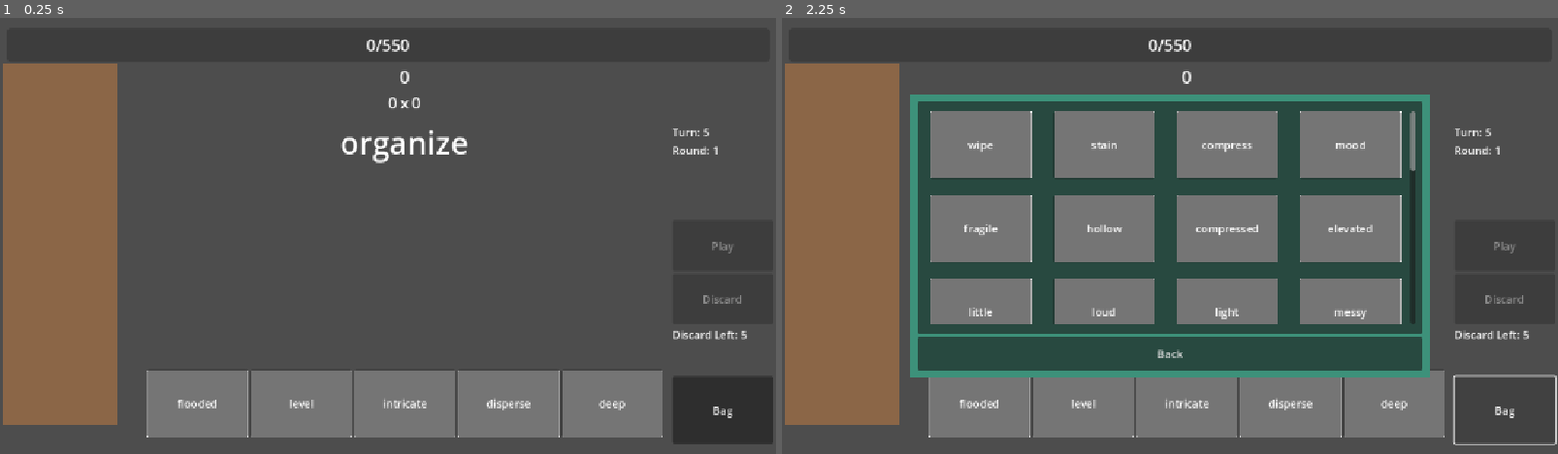
Above: before the commit, frames 1-2 (left to right).
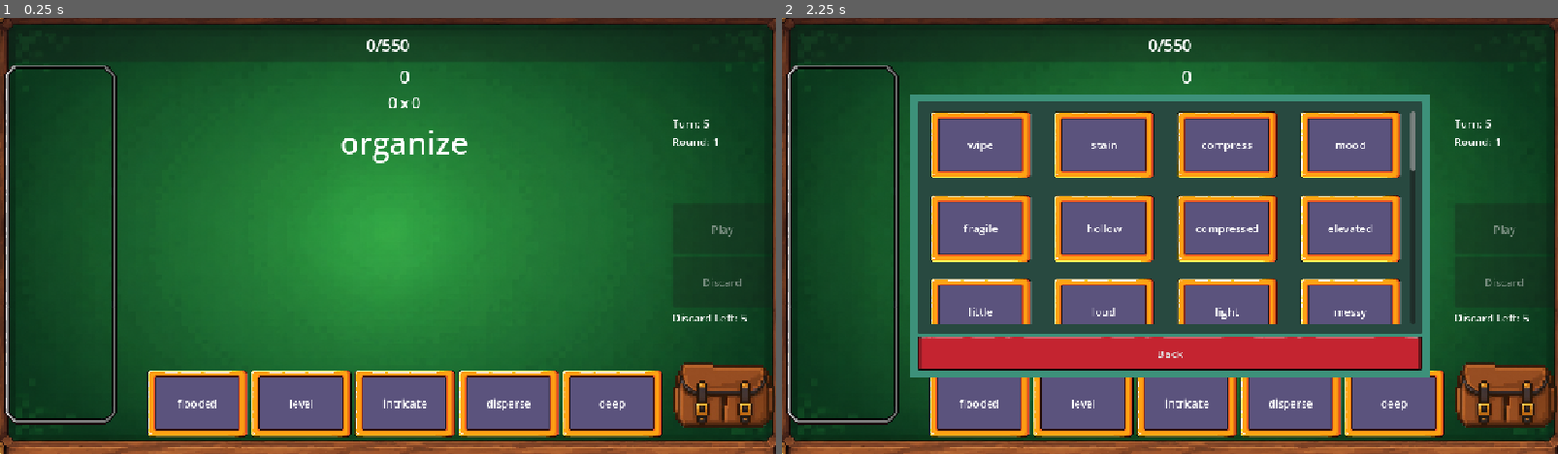
Above: after the commit, the same moments.

Repository: BMinh166/english-game-learning
Game: Godot game, scene res://scenes/Main.tscn
Same seed, same stepped clock (60 frames per second), same inputs: the game is played once before the commit and once after it. This scene is started directly instead of the project's main scene.
Inputs (mouse positions are in pixels of both pictures, inside the frame that each line leads up to; where the layout moved, square brackets give the same spot in the first picture):
- Up to frame 1 (0.25 s): no input
- Up to frame 2 (2.25 s): click (1503, 392) [1503, 410] at 0.5 s; click "Back" at 1.25 s; click (1503, 392) [1503, 410] at 2 s

The runs differ from the first frame. In frame 1, 100% of the frame differs, in the area x 0-100%, y 0-100%; in frame 2, 83%.

Commit message:
Update UI

Diff:
--- /dev/null
+++ b/assets/theme/game_theme.tres
@@ -0,0 +1,18 @@
+[gd_resource type="Theme" load_steps=6 format=3 uid="uid://bw2ny6yxympwp"]
+
+[ext_resource type="Texture2D" uid="uid://ny30aruujxsy" path="res://assets/menu_ui/button/Master Button.png" id="1_k528p"]
+[ext_resource type="Texture2D" uid="uid://dmskddpe8fwwe" path="res://assets/menu_ui/button/Master Button Clicked.png" id="2_cu4xe"]
+
+[sub_resource type="StyleBoxTexture" id="StyleBoxTexture_k528p"]
+texture = ExtResource("1_k528p")
+
+[sub_resource type="StyleBoxTexture" id="StyleBoxTexture_605w4"]
+texture = ExtResource("1_k528p")
+
+[sub_resource type="StyleBoxTexture" id="StyleBoxTexture_4lwr2"]
+texture = ExtResource("2_cu4xe")
+
+[resource]
+Button/styles/hover = SubResource("StyleBoxTexture_k528p")
+Button/styles/normal = SubResource("StyleBoxTexture_605w4")
+Button/styles/pressed = SubResource("StyleBoxTexture_4lwr2")
--- a/project.godot
+++ b/project.godot
@@ -27,3 +27,11 @@
 
 window/size/mode=3
 window/stretch/mode="canvas_items"
+
+[gui]
+
+theme/custom="uid://bw2ny6yxympwp"
+
+[rendering]
+
+textures/canvas_textures/default_texture_filter=0
--- a/scenes/Bag/Bag.gd
+++ b/scenes/Bag/Bag.gd
@@ -11,10 +11,10 @@
 	update_language_ui()
 
 func update_language_ui():
-
-	button.text = Localization.tr_ui(
-		"bag"
-	)
+	pass
+	#button.text = Localization.tr_ui(
+		#"bag"
+	#)
 
 func _on_game_update(_state):
 	if popup != null and is_instance_valid(popup):
--- a/scenes/Bag/bag.tscn
+++ b/scenes/Bag/bag.tscn
@@ -1,16 +1,27 @@
-[gd_scene load_steps=3 format=3 uid="uid://bsr3ijj7bu30h"]
+[gd_scene load_steps=4 format=3 uid="uid://bsr3ijj7bu30h"]
 
 [ext_resource type="Script" uid="uid://t16g2oku8mv4" path="res://scenes/Bag/Bag.gd" id="1_de6jr"]
 [ext_resource type="PackedScene" uid="uid://3iqxf7auxrl8" path="res://scenes/Bag/BagPopup.tscn" id="2_0mhic"]
+[ext_resource type="Texture2D" uid="uid://bq0vvyqxiqdkt" path="res://assets/gameplay/Bag.png" id="3_cqavg"]
 
 [node name="Bag" type="Control"]
-custom_minimum_size = Vector2(100, 100)
+custom_minimum_size = Vector2(150, 150)
 layout_mode = 3
 anchors_preset = 0
 offset_right = 40.0
 offset_bottom = 40.0
 script = ExtResource("1_de6jr")
 bag_popup_scene = ExtResource("2_0mhic")
+
+[node name="TextureRect" type="TextureRect" parent="."]
+layout_mode = 1
+anchors_preset = 15
+anchor_right = 1.0
+anchor_bottom = 1.0
+grow_horizontal = 2
+grow_vertical = 2
+texture = ExtResource("3_cqavg")
+expand_mode = 3
 
 [node name="Button" type="Button" parent="."]
 layout_mode = 1
@@ -19,6 +30,7 @@
 anchor_bottom = 1.0
 grow_horizontal = 2
 grow_vertical = 2
-text = "Bag"
+focus_mode = 0
+flat = true
 
 [connection signal="pressed" from="Button" to="." method="_on_button_pressed"]
--- a/scenes/Card/Card.tscn
+++ b/scenes/Card/Card.tscn
@@ -1,6 +1,10 @@
-[gd_scene load_steps=2 format=3 uid="uid://b2sv6hi7qb0tj"]
+[gd_scene load_steps=4 format=3 uid="uid://b2sv6hi7qb0tj"]
 
 [ext_resource type="Script" uid="uid://lroyb64c4k0i" path="res://scenes/Card/Card.gd" id="1_ywscy"]
+[ext_resource type="Texture2D" uid="uid://dqvtgla2kbncy" path="res://assets/words/Word Card.png" id="2_4e1nc"]
+
+[sub_resource type="StyleBoxTexture" id="StyleBoxTexture_ywscy"]
+texture = ExtResource("2_4e1nc")
 
 [node name="Card" type="Control"]
 custom_minimum_size = Vector2(150, 100)
@@ -29,6 +33,7 @@
 grow_horizontal = 2
 grow_vertical = 2
 mouse_filter = 2
+color = Color(1, 1, 1, 0)
 
 [node name="Panel" type="Panel" parent="."]
 layout_mode = 1
@@ -38,6 +43,7 @@
 grow_horizontal = 2
 grow_vertical = 2
 mouse_filter = 2
+theme_override_styles/panel = SubResource("StyleBoxTexture_ywscy")
 
 [node name="MarginContainer" type="MarginContainer" parent="Panel"]
 layout_mode = 1
--- a/scenes/Items/item.tscn
+++ b/scenes/Items/item.tscn
@@ -1,6 +1,23 @@
-[gd_scene load_steps=3 format=3 uid="uid://dibgjlfac13mo"]
+[gd_scene load_steps=12 format=3 uid="uid://dibgjlfac13mo"]
 
 [ext_resource type="Script" uid="uid://l0t6vtj51psr" path="res://scenes/Items/Item.gd" id="1_ibweg"]
+[ext_resource type="Texture2D" uid="uid://cjuuy8t72is16" path="res://assets/items/item_border/Rare.png" id="2_16poj"]
+[ext_resource type="Texture2D" uid="uid://byxvn12x66toj" path="res://assets/menu_ui/button/SellButton.png" id="2_j8xjb"]
+[ext_resource type="Texture2D" uid="uid://y0bxtpduosft" path="res://assets/menu_ui/button/SellButtonClicked.png" id="3_6ms2b"]
+[ext_resource type="Texture2D" uid="uid://bt1r5g7y2so4o" path="res://assets/menu_ui/button/UseButton.png" id="4_4ufq6"]
+[ext_resource type="Texture2D" uid="uid://btd7xd7jgynw0" path="res://assets/menu_ui/button/UseButtonClicked.png" id="5_16poj"]
+
+[sub_resource type="StyleBoxTexture" id="StyleBoxTexture_4ufq6"]
+texture = ExtResource("2_j8xjb")
+
+[sub_resource type="StyleBoxTexture" id="StyleBoxTexture_16poj"]
+texture = ExtResource("3_6ms2b")
+
+[sub_resource type="StyleBoxTexture" id="StyleBoxTexture_qoeog"]
+texture = ExtResource("4_4ufq6")
+
+[sub_resource type="StyleBoxTexture" id="StyleBoxTexture_1otiq"]
+texture = ExtResource("5_16poj")
 
 [sub_resource type="LabelSettings" id="LabelSettings_vx682"]
 font_size = 20
@@ -13,6 +30,41 @@
 offset_bottom = 40.0
 script = ExtResource("1_ibweg")
 
+[node name="SellButton" type="Button" parent="."]
+custom_minimum_size = Vector2(37, 0)
+layout_mode = 1
+anchors_preset = 1
+anchor_left = 1.0
+anchor_right = 1.0
+offset_left = -5.0
+offset_top = 5.0
+offset_right = 32.0
+offset_bottom = 59.0
+grow_horizontal = 0
+focus_mode = 0
+theme_override_styles/normal = SubResource("StyleBoxTexture_4ufq6")
+theme_override_styles/pressed = SubResource("StyleBoxTexture_16poj")
+text = "Sell
+(1)"
+
+[node name="UseButton" type="Button" parent="."]
+layout_mode = 1
+anchors_preset = 3
+anchor_left = 1.0
+anchor_top = 1.0
+anchor_right = 1.0
+anchor_bottom = 1.0
+offset_left = -5.0
+offset_top = -40.0
+offset_right = 32.0
+offset_bottom = -9.0
+grow_horizontal = 0
+grow_vertical = 0
+focus_mode = 0
+theme_override_styles/normal = SubResource("StyleBoxTexture_qoeog")
+theme_override_styles/pressed = SubResource("StyleBoxTexture_1otiq")
+text = "Use"
+
 [node name="MarginContainer" type="MarginContainer" parent="."]
 clip_contents = true
 layout_mode = 1
@@ -22,49 +74,23 @@
 grow_horizontal = 2
 grow_vertical = 2
 
+[node name="ItemBackground" type="TextureRect" parent="MarginContainer"]
+layout_mode = 2
+texture = ExtResource("2_16poj")
+expand_mode = 3
+
 [node name="ColorRect" type="ColorRect" parent="MarginContainer"]
 layout_mode = 2
-color = Color(0.30588236, 0.7294118, 0.7019608, 1)
+color = Color(0.30588236, 0.7294118, 0.7019608, 0)
 
 [node name="Label" type="Label" parent="MarginContainer/ColorRect"]
 layout_mode = 0
 offset_top = 36.0
 offset_right = 150.0
 offset_bottom = 64.0
-text = "Item"
 label_settings = SubResource("LabelSettings_vx682")
 horizontal_alignment = 1
 vertical_alignment = 1
-
-[node name="SellButton" type="Button" parent="."]
-custom_minimum_size = Vector2(37, 0)
-layout_mode = 1
-anchors_preset = 1
-anchor_left = 1.0
-anchor_right = 1.0
-offset_top = 3.0
-offset_right = 37.0
-offset_bottom = 57.0
-grow_horizontal = 0
-focus_mode = 0
-text = "Sell
-(1)"
-alignment = 0
-
-[node name="UseButton" type="Button" parent="."]
-layout_mode = 1
-anchors_preset = 3
-anchor_left = 1.0
-anchor_top = 1.0
-anchor_right = 1.0
-anchor_bottom = 1.0
-offset_top = -34.0
-offset_right = 37.0
-offset_bottom = -3.0
-grow_horizontal = 0
-grow_vertical = 0
-focus_mode = 0
-text = "Use"
 
 [node name="ClickArea" type="Button" parent="."]
 layout_mode = 1
--- a/scenes/Items/item_container.tscn
+++ b/scenes/Items/item_container.tscn
@@ -1,6 +1,7 @@
-[gd_scene load_steps=2 format=3 uid="uid://dfacalig5kwqo"]
+[gd_scene load_steps=3 format=3 uid="uid://dfacalig5kwqo"]
 
 [ext_resource type="Script" uid="uid://bunmy5haabq1n" path="res://scenes/Items/ItemContainer.gd" id="1_1781g"]
+[ext_resource type="Texture2D" uid="uid://dmyxdb7fot4jf" path="res://assets/items/Item Container Border.png" id="2_1781g"]
 
 [node name="ItemContainer" type="Control"]
 custom_minimum_size = Vector2(199.795, 536)
@@ -16,7 +17,15 @@
 layout_mode = 0
 offset_right = 170.0
 offset_bottom = 536.0
-color = Color(0.5451974, 0.40185362, 0.2785745, 1)
+color = Color(0.54509807, 0.4, 0.2784314, 0)
+
+[node name="NinePatchRect" type="NinePatchRect" parent="."]
+custom_minimum_size = Vector2(170, 536)
+layout_mode = 0
+offset_right = 40.0
+offset_bottom = 40.0
+texture = ExtResource("2_1781g")
+region_rect = Rect2(2.843048, 16.30658, 642.6499, 1917.2083)
 
 [node name="MarginContainer" type="MarginContainer" parent="."]
 custom_minimum_size = Vector2(200, 505)
--- a/scenes/Main.tscn
+++ b/scenes/Main.tscn
@@ -1,10 +1,11 @@
-[gd_scene load_steps=11 format=3 uid="uid://b5of4wmqava30"]
+[gd_scene load_steps=12 format=3 uid="uid://b5of4wmqava30"]
 
 [ext_resource type="Script" uid="uid://dnq84hekjhund" path="res://scripts/Game.gd" id="1_elqb8"]
 [ext_resource type="PackedScene" uid="uid://dfacalig5kwqo" path="res://scenes/Items/item_container.tscn" id="2_rvslj"]
 [ext_resource type="Script" uid="uid://4dj53gymymv2" path="res://scripts/Ui.gd" id="2_vcsgt"]
 [ext_resource type="PackedScene" uid="uid://dff3rllvxuygp" path="res://scenes/Card/card_container.tscn" id="3_0bbpv"]
 [ext_resource type="PackedScene" uid="uid://bra1jlyfk5mrd" path="res://scenes/Score/score_bar.tscn" id="3_c01mt"]
+[ext_resource type="Texture2D" uid="uid://eh8njrxi1q6i" path="res://assets/background/Game Background.png" id="3_lhr70"]
 [ext_resource type="PackedScene" uid="uid://bsr3ijj7bu30h" path="res://scenes/Bag/bag.tscn" id="4_rarhs"]
 [ext_resource type="PackedScene" uid="uid://rds78cqmw0tj" path="res://scenes/Score/score_counting.tscn" id="5_nxtc6"]
 [ext_resource type="PackedScene" uid="uid://bfjcm2grg5k60" path="res://scenes/Items/item_tooltip.tscn" id="8_jlsqs"]
@@ -24,6 +25,16 @@
 grow_horizontal = 2
 grow_vertical = 2
 script = ExtResource("2_vcsgt")
+
+[node name="NinePatchRect" type="NinePatchRect" parent="UI"]
+layout_mode = 1
+anchors_preset = 15
+anchor_right = 1.0
+anchor_bottom = 1.0
+grow_horizontal = 2
+grow_vertical = 2
+texture = ExtResource("3_lhr70")
+region_rect = Rect2(47.13057, 46.0253, 1568.7761, 861.7571)
 
 [node name="MarginContainer" type="MarginContainer" parent="UI"]
 layout_mode = 1
--- a/scenes/Screen/collection_menu.tscn
+++ b/scenes/Screen/collection_menu.tscn
@@ -1,6 +1,7 @@
-[gd_scene load_steps=2 format=3 uid="uid://7ja1t6chbony"]
+[gd_scene load_steps=3 format=3 uid="uid://7ja1t6chbony"]
 
 [ext_resource type="Script" uid="uid://dm762y36ccndg" path="res://scripts/Screen/CollectionMenu.gd" id="1_rjjtm"]
+[ext_resource type="Texture2D" uid="uid://bv4xbp47kou8s" path="res://assets/background/Master Background.png" id="2_n2dlm"]
 
 [node name="CollectionMenu" type="Control"]
 layout_mode = 3
@@ -18,7 +19,17 @@
 anchor_bottom = 1.0
 grow_horizontal = 2
 grow_vertical = 2
-color = Color(0.77254903, 0.7411765, 0.87058824, 0.11764706)
+color = Color(0.77254903, 0.7411765, 0.87058824, 0)
+
+[node name="BackGround" type="TextureRect" parent="."]
+layout_mode = 1
+anchors_preset = 15
+anchor_right = 1.0
+anchor_bottom = 1.0
+grow_horizontal = 2
+grow_vertical = 2
+texture = ExtResource("2_n2dlm")
+expand_mode = 3
 
 [node name="CenterContainer" type="CenterContainer" parent="."]
 layout_mode = 1
--- a/scenes/Screen/item_tab.tscn
+++ b/scenes/Screen/item_tab.tscn
@@ -1,7 +1,8 @@
-[gd_scene load_steps=4 format=3 uid="uid://0tuaofw8vqd0"]
+[gd_scene load_steps=5 format=3 uid="uid://0tuaofw8vqd0"]
 
 [ext_resource type="PackedScene" uid="uid://dibgjlfac13mo" path="res://scenes/Items/item.tscn" id="1_6hjki"]
 [ext_resource type="Script" uid="uid://dfw1i1hytbjqg" path="res://scripts/Screen/ItemTab.gd" id="1_11hc5"]
+[ext_resource type="Texture2D" uid="uid://bv4xbp47kou8s" path="res://assets/background/Master Background.png" id="2_d8cgc"]
 [ext_resource type="PackedScene" uid="uid://bfjcm2grg5k60" path="res://scenes/Items/item_tooltip.tscn" id="3_kfkvm"]
 
 [node name="ItemTab" type="Control"]
@@ -12,6 +13,16 @@
 grow_horizontal = 2
 grow_vertical = 2
 script = ExtResource("1_11hc5")
+
+[node name="BackGround" type="TextureRect" parent="."]
+layout_mode = 1
+anchors_preset = 15
+anchor_right = 1.0
+anchor_bottom = 1.0
+grow_horizontal = 2
+grow_vertical = 2
+texture = ExtResource("2_d8cgc")
+expand_mode = 3
 
 [node name="CenterContainer" type="CenterContainer" parent="."]
 layout_mode = 1
--- a/scenes/Screen/main_menu.tscn
+++ b/scenes/Screen/main_menu.tscn
@@ -1,6 +1,8 @@
-[gd_scene load_steps=3 format=3 uid="uid://bahuldnv1aakw"]
+[gd_scene load_steps=5 format=3 uid="uid://bahuldnv1aakw"]
 
 [ext_resource type="Script" uid="uid://bt2rq2sxg1hy7" path="res://scripts/Screen/MainMenu.gd" id="1_1qmrp"]
+[ext_resource type="Texture2D" uid="uid://gw5hdnf37s32" path="res://assets/menu_ui/Logo Game.png" id="2_cedm2"]
+[ext_resource type="Texture2D" uid="uid://bv4xbp47kou8s" path="res://assets/background/Master Background.png" id="2_f54is"]
 
 [sub_resource type="LabelSettings" id="LabelSettings_1qmrp"]
 font_size = 64
@@ -16,13 +18,33 @@
 
 [node name="MainMenu" type="CanvasLayer" parent="."]
 
+[node name="Background" type="TextureRect" parent="MainMenu"]
+anchors_preset = 15
+anchor_right = 1.0
+anchor_bottom = 1.0
+grow_horizontal = 2
+grow_vertical = 2
+texture = ExtResource("2_f54is")
+expand_mode = 3
+
 [node name="ColorRect" type="ColorRect" parent="MainMenu"]
 anchors_preset = 15
 anchor_right = 1.0
 anchor_bottom = 1.0
 grow_horizontal = 2
 grow_vertical = 2
-color = Color(0.26786906, 0.49610853, 0.2448104, 0.101960786)
+color = Color(0.26666668, 0.49803922, 0.24313726, 0)
+
+[node name="GameName" type="Label" parent="MainMenu"]
+offset_left = 443.0
+offset_top = 4.0
+offset_right = 708.0
+offset_bottom = 324.0
+size_flags_horizontal = 4
+size_flags_vertical = 3
+label_settings = SubResource("LabelSettings_1qmrp")
+horizontal_alignment = 1
+vertical_alignment = 1
 
 [node name="CenterContainer" type="CenterContainer" parent="MainMenu"]
 anchors_preset = 15
@@ -35,14 +57,18 @@
 custom_minimum_size = Vector2(1152, 648)
 layout_mode = 2
 
-[node name="GameName" type="Label" parent="MainMenu/CenterContainer/VBoxContainer"]
+[node name="CenterContainer" type="CenterContainer" parent="MainMenu/CenterContainer/VBoxContainer"]
+layout_mode = 2
+size_flags_vertical = 3
+
+[node name="GameName" type="TextureRect" parent="MainMenu/CenterContainer/VBoxContainer/CenterContainer"]
+custom_minimum_size = Vector2(716.04, 180)
 layout_mode = 2
 size_flags_horizontal = 4
 size_flags_vertical = 3
-text = "WORLEA"
-label_settings = SubResource("LabelSettings_1qmrp")
-horizontal_alignment = 1
-vertical_alignment = 1
+texture = ExtResource("2_cedm2")
+expand_mode = 1
+stretch_mode = 5
 
 [node name="MarginContainer" type="MarginContainer" parent="MainMenu/CenterContainer/VBoxContainer"]
 layout_mode = 2
--- a/scenes/Screen/new_game_menu.tscn
+++ b/scenes/Screen/new_game_menu.tscn
@@ -1,6 +1,7 @@
-[gd_scene load_steps=2 format=3 uid="uid://qswr6w6fm7ch"]
+[gd_scene load_steps=3 format=3 uid="uid://qswr6w6fm7ch"]
 
 [ext_resource type="Script" uid="uid://bwe1c5ft61sv8" path="res://scripts/Screen/NewGameMenu.gd" id="1_kuuuo"]
+[ext_resource type="Texture2D" uid="uid://bv4xbp47kou8s" path="res://assets/background/Master Background.png" id="2_o2fjt"]
 
 [node name="NewGameMenu" type="Control"]
 layout_mode = 3
@@ -18,7 +19,17 @@
 anchor_bottom = 1.0
 grow_horizontal = 2
 grow_vertical = 2
-color = Color(0.98039216, 0.5372549, 0.44705883, 0.20392157)
+color = Color(0.98039216, 0.5372549, 0.44705883, 0)
+
+[node name="BackGround" type="TextureRect" parent="."]
+layout_mode = 1
+anchors_preset = 15
+anchor_right = 1.0
+anchor_bottom = 1.0
+grow_horizontal = 2
+grow_vertical = 2
+texture = ExtResource("2_o2fjt")
+expand_mode = 3
 
 [node name="CenterContainer" type="CenterContainer" parent="."]
 layout_mode = 1
@@ -58,6 +69,7 @@
 [node name="DifficultyButton" type="Button" parent="CenterContainer/MarginContainer/MenuContainer/MarginContainer/VBoxContainer"]
 custom_minimum_size = Vector2(0, 50)
 layout_mode = 2
+focus_mode = 0
 text = "Difficulty"
 
 [node name="MarginContainer" type="MarginContainer" parent="CenterContainer/MarginContainer/MenuContainer/MarginContainer/VBoxContainer"]
--- a/scenes/Screen/notify_popup.tscn
+++ b/scenes/Screen/notify_popup.tscn
@@ -1,6 +1,7 @@
-[gd_scene load_steps=2 format=3 uid="uid://fmwopxbrovlu"]
+[gd_scene load_steps=3 format=3 uid="uid://fmwopxbrovlu"]
 
 [ext_resource type="Script" uid="uid://nyfl402avch" path="res://scenes/Screen/NotifyPopup.gd" id="1_iw7x8"]
+[ext_resource type="Texture2D" uid="uid://bv4xbp47kou8s" path="res://assets/background/Master Background.png" id="2_8vbim"]
 
 [node name="NotifyPopup" type="Control"]
 layout_mode = 3
@@ -18,7 +19,17 @@
 anchor_bottom = 1.0
 grow_horizontal = 2
 grow_vertical = 2
-color = Color(0.86646575, 0, 0.14903274, 0.1882353)
+color = Color(0.8666667, 0, 0.14901961, 0)
+
+[node name="BackGround" type="TextureRect" parent="."]
+layout_mode = 1
+anchors_preset = 15
+anchor_right = 1.0
+anchor_bottom = 1.0
+grow_horizontal = 2
+grow_vertical = 2
+texture = ExtResource("2_8vbim")
+expand_mode = 3
 
 [node name="CenterContainer" type="CenterContainer" parent="."]
 layout_mode = 1
--- a/scenes/Screen/relation_info_menu.tscn
+++ b/scenes/Screen/relation_info_menu.tscn
@@ -1,6 +1,7 @@
-[gd_scene load_steps=2 format=3 uid="uid://ogkwjuvcpr7f"]
+[gd_scene load_steps=3 format=3 uid="uid://ogkwjuvcpr7f"]
 
 [ext_resource type="Script" uid="uid://berwvi7vavddn" path="res://scripts/Screen/RelationInfoMenu.gd" id="1_8idtn"]
+[ext_resource type="Texture2D" uid="uid://bv4xbp47kou8s" path="res://assets/background/Master Background.png" id="2_3kv65"]
 
 [node name="RelationInfoMenu" type="Control"]
 layout_mode = 3
@@ -18,7 +19,17 @@
 anchor_bottom = 1.0
 grow_horizontal = 2
 grow_vertical = 2
-color = Color(0.36862746, 0.7294118, 0.80784315, 0.19607843)
+color = Color(0.36862746, 0.7294118, 0.80784315, 0)
+
+[node name="BackGround" type="TextureRect" parent="."]
+layout_mode = 1
+anchors_preset = 15
+anchor_right = 1.0
+anchor_bottom = 1.0
+grow_horizontal = 2
+grow_vertical = 2
+texture = ExtResource("2_3kv65")
+expand_mode = 3
 
 [node name="CenterContainer" type="CenterContainer" parent="."]
 layout_mode = 1
--- a/scenes/Screen/setting.tscn
+++ b/scenes/Screen/setting.tscn
@@ -88,6 +88,7 @@
 custom_minimum_size = Vector2(200, 0)
 layout_mode = 2
 size_flags_horizontal = 4
+focus_mode = 0
 text = "ENGLISH"
 
 [node name="MasterVolume" type="VBoxContainer" parent="SettingLayer/CenterContainer/MarginContainer/VBoxContainer/MarginContainer/VBoxContainer"]
--- a/scenes/Screen/stats_menu.tscn
+++ b/scenes/Screen/stats_menu.tscn
@@ -1,6 +1,7 @@
-[gd_scene load_steps=2 format=3 uid="uid://bylrcb4c4fofo"]
+[gd_scene load_steps=3 format=3 uid="uid://bylrcb4c4fofo"]
 
 [ext_resource type="Script" uid="uid://b0hcngdqoogii" path="res://scripts/Screen/stats_menu.gd" id="1_v0ur3"]
+[ext_resource type="Texture2D" uid="uid://bv4xbp47kou8s" path="res://assets/background/Master Background.png" id="2_dn0p0"]
 
 [node name="StatsMenu" type="Control"]
 layout_mode = 3
@@ -10,6 +11,16 @@
 grow_horizontal = 2
 grow_vertical = 2
 script = ExtResource("1_v0ur3")
+
+[node name="BackGround" type="TextureRect" parent="."]
+layout_mode = 1
+anchors_preset = 15
+anchor_right = 1.0
+anchor_bottom = 1.0
+grow_horizontal = 2
+grow_vertical = 2
+texture = ExtResource("2_dn0p0")
+expand_mode = 3
 
 [node name="CenterContainer" type="CenterContainer" parent="."]
 layout_mode = 1
--- a/scenes/Screen/word_detail_popup.tscn
+++ b/scenes/Screen/word_detail_popup.tscn
@@ -1,6 +1,7 @@
-[gd_scene load_steps=3 format=3 uid="uid://f0cmrj2jnvti"]
+[gd_scene load_steps=4 format=3 uid="uid://f0cmrj2jnvti"]
 
 [ext_resource type="Script" uid="uid://c36n1wbyelluv" path="res://scripts/Screen/WordDetailPopup.gd" id="1_8gmmj"]
+[ext_resource type="Texture2D" uid="uid://bv4xbp47kou8s" path="res://assets/background/Master Background.png" id="2_sgwh2"]
 
 [sub_resource type="LabelSettings" id="LabelSettings_vhijg"]
 font_size = 32
@@ -13,6 +14,16 @@
 grow_horizontal = 2
 grow_vertical = 2
 script = ExtResource("1_8gmmj")
+
+[node name="BackGround" type="TextureRect" parent="."]
+layout_mode = 1
+anchors_preset = 15
+anchor_right = 1.0
+anchor_bottom = 1.0
+grow_horizontal = 2
+grow_vertical = 2
+texture = ExtResource("2_sgwh2")
+expand_mode = 3
 
 [node name="CenterContainer" type="CenterContainer" parent="."]
 layout_mode = 1
--- a/scenes/Screen/word_tab.tscn
+++ b/scenes/Screen/word_tab.tscn
@@ -1,6 +1,7 @@
-[gd_scene load_steps=3 format=3 uid="uid://dydp8jo5i8om2"]
+[gd_scene load_steps=4 format=3 uid="uid://dydp8jo5i8om2"]
 
 [ext_resource type="Script" uid="uid://bfpq7wk3pj5no" path="res://scripts/Screen/WordTab.gd" id="1_g6iyx"]
+[ext_resource type="Texture2D" uid="uid://bv4xbp47kou8s" path="res://assets/background/Master Background.png" id="2_2ew17"]
 
 [sub_resource type="StyleBoxEmpty" id="StyleBoxEmpty_g6iyx"]
 
@@ -12,6 +13,16 @@
 grow_horizontal = 2
 grow_vertical = 2
 script = ExtResource("1_g6iyx")
+
+[node name="BackGround" type="TextureRect" parent="."]
+layout_mode = 1
+anchors_preset = 15
+anchor_right = 1.0
+anchor_bottom = 1.0
+grow_horizontal = 2
+grow_vertical = 2
+texture = ExtResource("2_2ew17")
+expand_mode = 3
 
 [node name="CenterContainer" type="CenterContainer" parent="."]
 layout_mode = 1
Binary file added: assets/background/Game Background.png
Not shown, added: assets/background/Game Background.png.import
Binary file added: assets/background/Master Background.png
Not shown, added: assets/background/Master Background.png.import
Binary file added: assets/gameplay/Bag.png
Not shown, added: assets/gameplay/Bag.png.import
Binary file added: assets/items/Item Container Border.png
Not shown, added: assets/items/Item Container Border.png.import
Binary file added: assets/items/item_border/Rare.png
Not shown, added: assets/items/item_border/Rare.png.import
Binary file added: assets/menu_ui/ButtonMenu.png
Not shown, added: assets/menu_ui/ButtonMenu.png.import
(and 16 more such lines)
